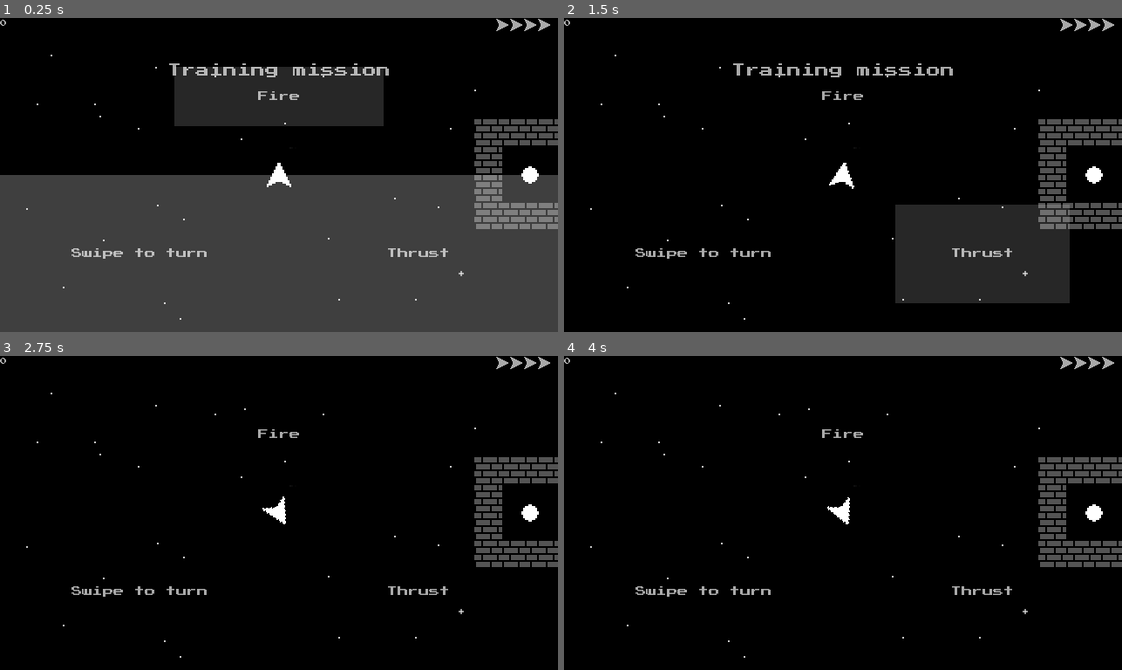
Above: before the commit, frames 1-4 (two rows, left to right).
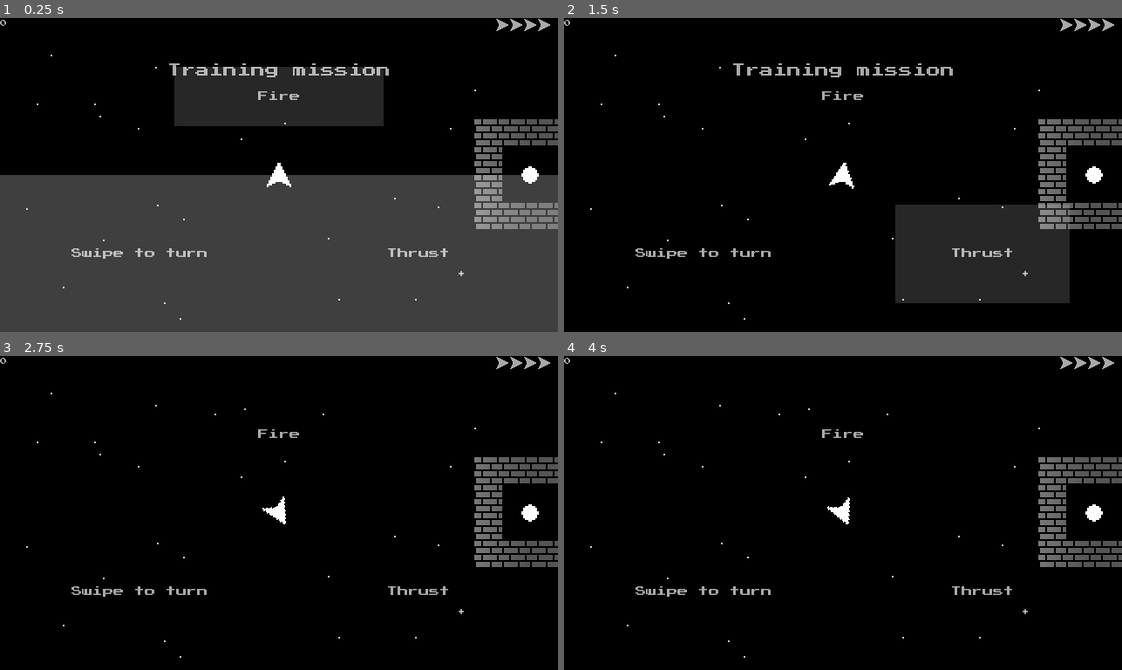
Above: after the commit, the same moments.

Repository: gerald1248/hollows-ng
Game: Godot game, scene res://scenes/main.tscn
Same seed, same stepped clock (60 frames per second), same inputs: the game is played once before the commit and once after it. This scene is started directly instead of the project's main scene.
Inputs (mouse positions are in pixels of both pictures, inside the frame that each line leads up to):
- Up to frame 1 (0.25 s): no input
- Up to frame 2 (1.5 s): move the mouse to (965, 159) at 0.52 s; hold Right (ui_right) 0.53-1.25 s; hold P 0.53-1.25 s; click (965, 159) at 0.67 s; tap Space at 0.77 s; click "Continue" at 1.25 s
- Up to frame 3 (2.75 s): tap Enter at 2 s; drag from (167, 528) to (491, 472) at 2.02 s
- Up to frame 4 (4 s): move the mouse to (898, 443) at 2.77 s; hold Right (ui_right) 2.78-3.5 s; hold P 2.78-3.5 s; click "Continue" at 3.5 s

The runs differ from the first frame. In frame 1, 0.4% of the frame differs, in the area x 38-88%, y 18-68%; in frame 2, 0.6%; in frame 3, 0.6%, in the area x 85-89%, y 32-68%; in frame 4, 0.6%.
Error in both runs: Invalid get index 'x' (on base: 'Nil'). (res://scripts/hud.gd:29)

Commit message:
updated explosion sprites; added font outline; fixed splash buttons

Diff:
--- a/scenes/main.tscn
+++ b/scenes/main.tscn
@@ -6,7 +6,7 @@
 [ext_resource path="res://scripts/engine.gd" type="Script" id=4]
 [ext_resource path="res://sprites/engine.png" type="Texture" id=5]
 [ext_resource path="res://scripts/explosion.gd" type="Script" id=6]
-[ext_resource path="res://sprites/explosion-bw-32x32.png" type="Texture" id=7]
+[ext_resource path="res://sprites/explosion-bw-minus100-32x32.png" type="Texture" id=7]
 [ext_resource path="res://scripts/weight.gd" type="Script" id=8]
 [ext_resource path="res://sprites/weight.png" type="Texture" id=9]
 [ext_resource path="res://sprites/starfield512x512.png" type="Texture" id=10]
@@ -132,6 +132,8 @@
 
 [sub_resource type="DynamicFont" id=5]
 size = 8
+outline_size = 1
+outline_color = Color( 0, 0, 0, 1 )
 font_data = ExtResource( 12 )
 
 [sub_resource type="DynamicFont" id=6]
@@ -141,16 +143,19 @@
 
 [sub_resource type="DynamicFont" id=7]
 size = 6
+outline_size = 1
 outline_color = Color( 0, 0, 0, 1 )
 font_data = ExtResource( 12 )
 
 [sub_resource type="DynamicFont" id=8]
 size = 6
+outline_size = 1
 outline_color = Color( 0, 0, 0, 1 )
 font_data = ExtResource( 12 )
 
 [sub_resource type="DynamicFont" id=9]
 size = 6
+outline_size = 1
 outline_color = Color( 0, 0, 0, 1 )
 font_data = ExtResource( 12 )
 
@@ -441,7 +446,7 @@
 [node name="Light2D" type="Light2D" parent="."]
 light_mask = 524288
 texture = ExtResource( 15 )
-texture_scale = 0.2
+texture_scale = 0.3
 energy = 1.5
 shadow_enabled = true
 
--- a/scenes/splash.tscn
+++ b/scenes/splash.tscn
@@ -91,16 +91,16 @@
 alignment = 1
 
 [node name="hbox_start" type="HBoxContainer" parent="vbox"]
-editor/display_folded = true
 margin_top = 105.0
 margin_right = 320.0
 margin_bottom = 119.0
 alignment = 1
 
 [node name="start_button" type="Button" parent="vbox/hbox_start"]
-margin_left = 134.0
-margin_right = 186.0
+margin_left = 115.0
+margin_right = 205.0
 margin_bottom = 14.0
+rect_min_size = Vector2( 90, 0 )
 custom_fonts/font = SubResource( 3 )
 custom_colors/font_color = Color( 0.666667, 0.666667, 0.666667, 1 )
 text = "Start"
@@ -113,25 +113,28 @@
 alignment = 1
 
 [node name="fx_button" type="Button" parent="vbox/hbox_controls"]
-margin_left = 51.0
-margin_right = 93.0
+margin_left = 15.0
+margin_right = 105.0
 margin_bottom = 12.0
+rect_min_size = Vector2( 90, 0 )
 custom_fonts/font = SubResource( 4 )
 custom_colors/font_color = Color( 0.666667, 0.666667, 0.666667, 1 )
 text = "FX ON"
 
 [node name="music_button" type="Button" parent="vbox/hbox_controls"]
-margin_left = 103.0
-margin_right = 169.0
+margin_left = 115.0
+margin_right = 205.0
 margin_bottom = 12.0
+rect_min_size = Vector2( 90, 0 )
 custom_fonts/font = SubResource( 5 )
 custom_colors/font_color = Color( 0.666667, 0.666667, 0.666667, 1 )
 text = "Music OFF"
 
 [node name="skip_button" type="Button" parent="vbox/hbox_controls"]
-margin_left = 179.0
-margin_right = 269.0
+margin_left = 215.0
+margin_right = 305.0
 margin_bottom = 12.0
+rect_min_size = Vector2( 90, 0 )
 custom_fonts/font = SubResource( 6 )
 custom_colors/font_color = Color( 0.666667, 0.666667, 0.666667, 1 )
 text = "Skip training"
Binary file changed: sprites/explosion-bw-16x16.png
Binary file changed: sprites/explosion-bw-32x32.png
Binary file added: sprites/explosion-bw-minus100-32x32.png
Not shown, added: sprites/explosion-bw-minus100-32x32.png.import
Binary file added: sprites/explosion-bw-minus50-32x32.png
Not shown, added: sprites/explosion-bw-minus50-32x32.png.import
